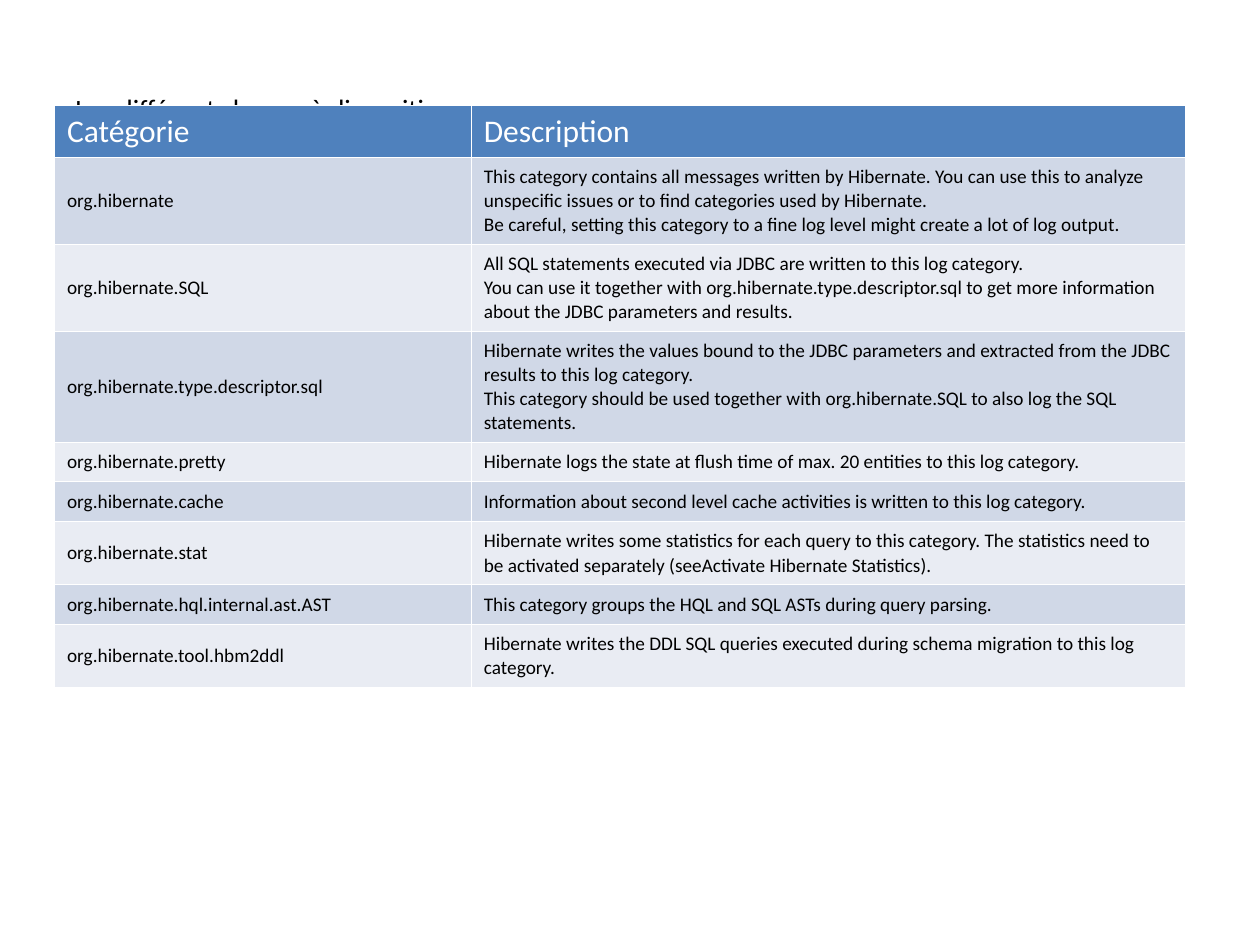
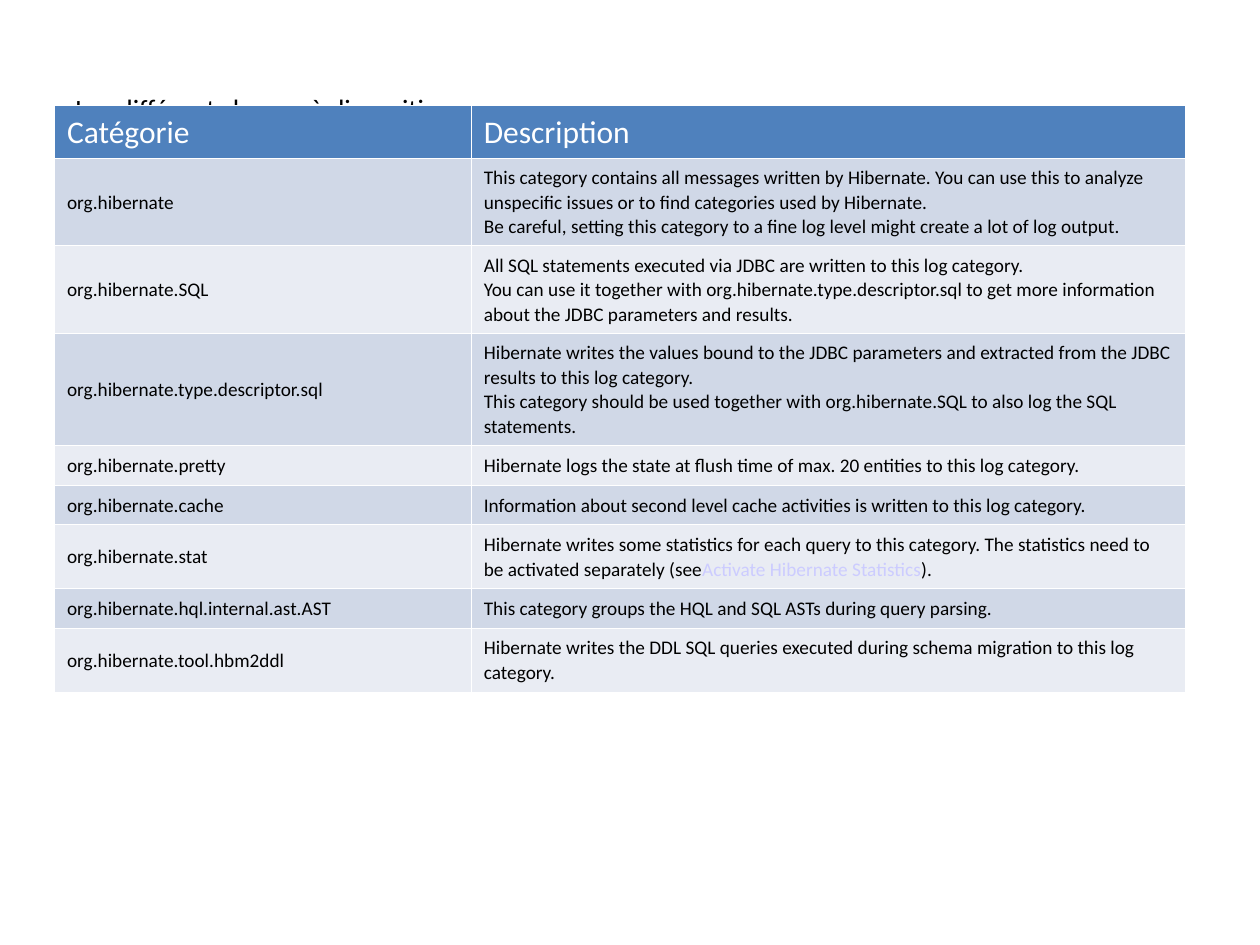
Before and after one commit to Pierre76400/demohibernate, a slide deck: slide 4 of src/main/resources/presentation/DemoHibernate.ppt. Drawn at 1260x945 pixels with LibreOffice and Linux fonts; fonts in the diff are those of the drawing. Boxes give left, top, right and bottom in pixels: in the first picture for what was removed or moved away, otherwise in the second. Text is boxed around its words. In the diff, an @@ line names an element or a change of style, - is before the commit and + after.

```diff
--- a/src/main/resources/presentation/DemoHibernate.ppt
+++ b/src/main/resources/presentation/DemoHibernate.ppt
@@ table at (x1=54, y1=106, x2=1186, y2=687) @@
@@ text colour #000000 to #CCCCFF in "(seeActivate Hibernate Statistics)." @@
@@ line spacing 1.02 to 1.04 @@
```
Also in this commit, not shown: 2 other slides changed, 1 slide added, 9 other files.
